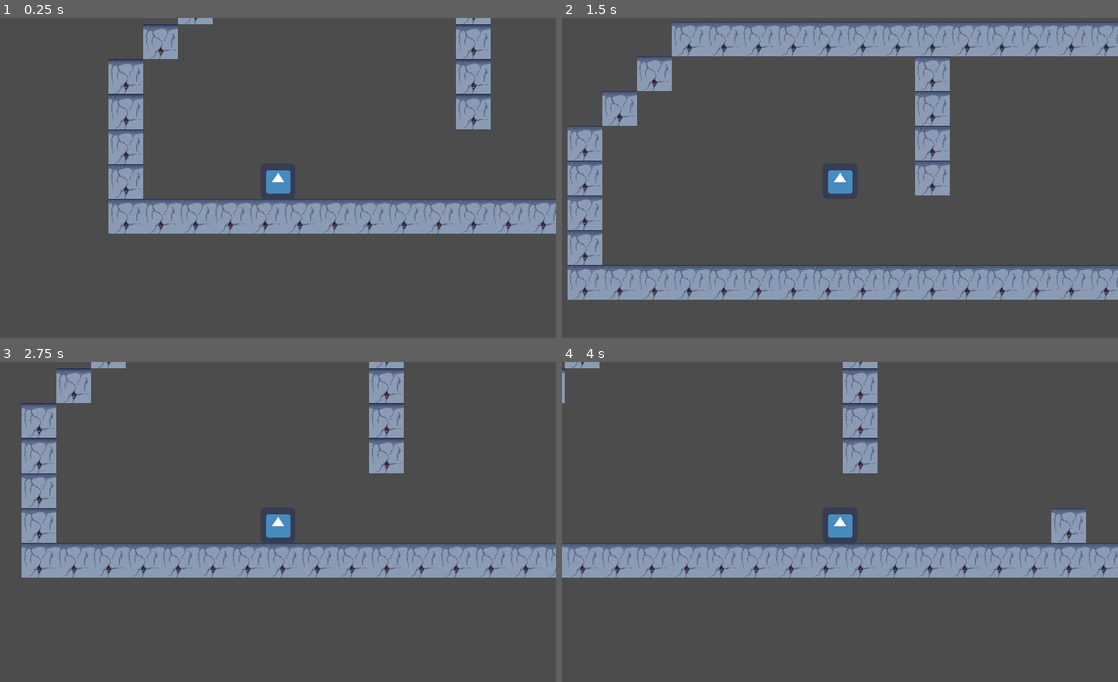
Above: before the commit, frames 1-4 (two rows, left to right).
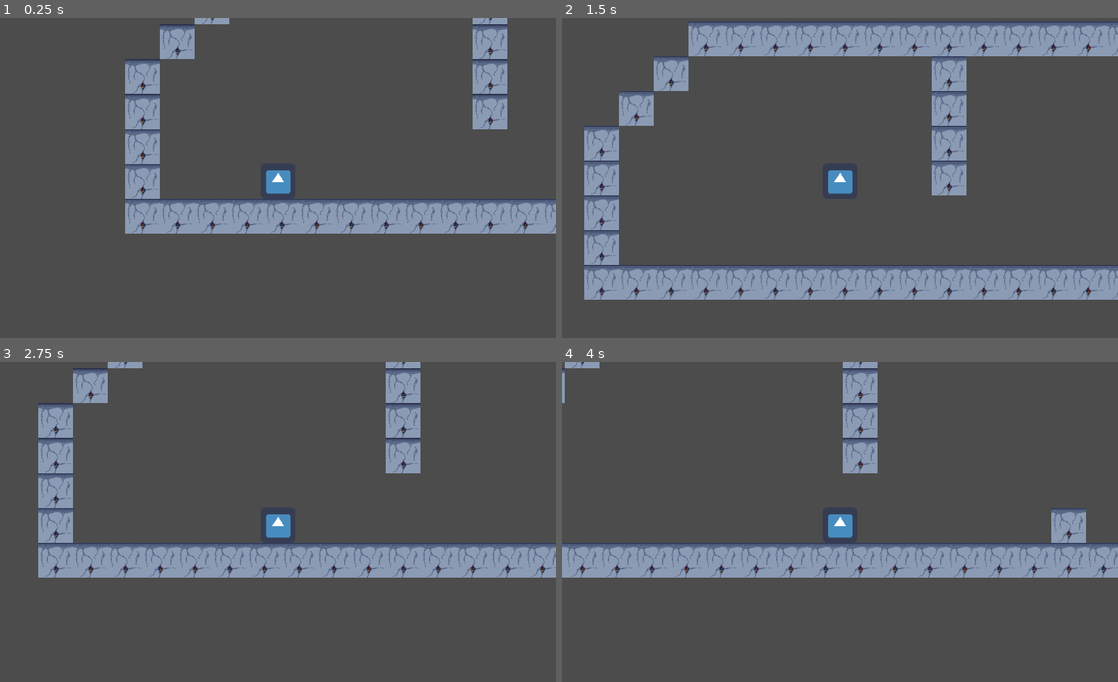
Above: after the commit, the same moments.

Repository: CM-beynon/ItCameFromSaturn
Game: Godot game, scene res://Scenes/HorizontalSpaceship.tscn
Two runs of this game, one before a commit and one after it. Both use one fixed random seed, a clock stepped at 60 frames per second and the inputs below. The project has no main scene, so this scene is started directly. The engine's default icon, where the game draws it, is replaced by a stand-in: a white triangle on a blue panel in a dark square.
Inputs:
- Up to frame 1 (0.25 s): no input
- Up to frame 2 (1.5 s): tap Enter at 0.5 s; hold Right (ui_right) from 0.53 s (still down); tap Up (ui_up) at 0.77 s
- Up to frame 3 (2.75 s): tap Up (ui_up) at 1.52 s; release Right (ui_right) at 2.03 s; hold Left (ui_left) from 2.03 s (still down)
- Up to frame 4 (4 s): release Left (ui_left) at 2.78 s; hold Right (ui_right) from 2.78 s (still down); tap Up (ui_up) at 3.02, 3.77 s

The runs differ from the first frame. In frame 1, 8.3% of the frame differs, in the area x 19-100%, y 0-68%; in frame 2, 12%, in the area x 1-100%, y 1-89%; in frame 3, 8.7%; in frame 4, nothing differs.

Commit message:
New temp ship design

Diff:
--- a/Scenes/HorizontalSpaceship.tscn
+++ b/Scenes/HorizontalSpaceship.tscn
@@ -6,7 +6,7 @@
 [node name="Node2D" type="Node2D"]
 
 [node name="Player" parent="." instance=ExtResource( 1 )]
-position = Vector2( 311, 473 )
+position = Vector2( 280, 473 )
 
 [node name="Camera2D" type="Camera2D" parent="Player"]
 current = true
